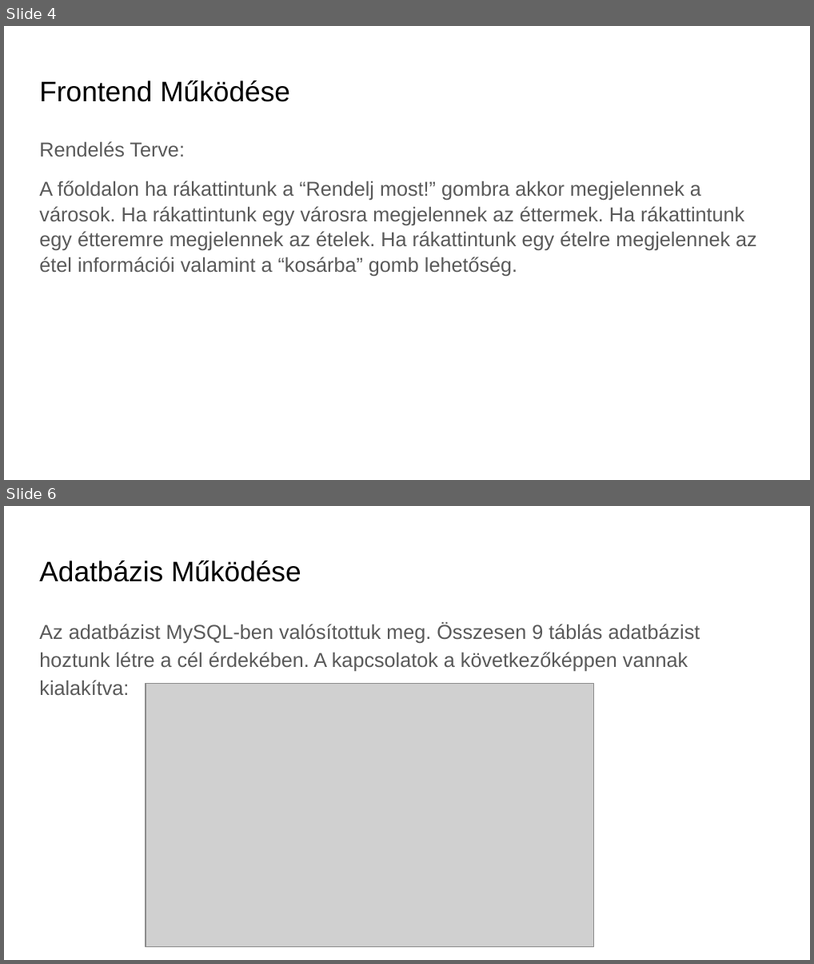
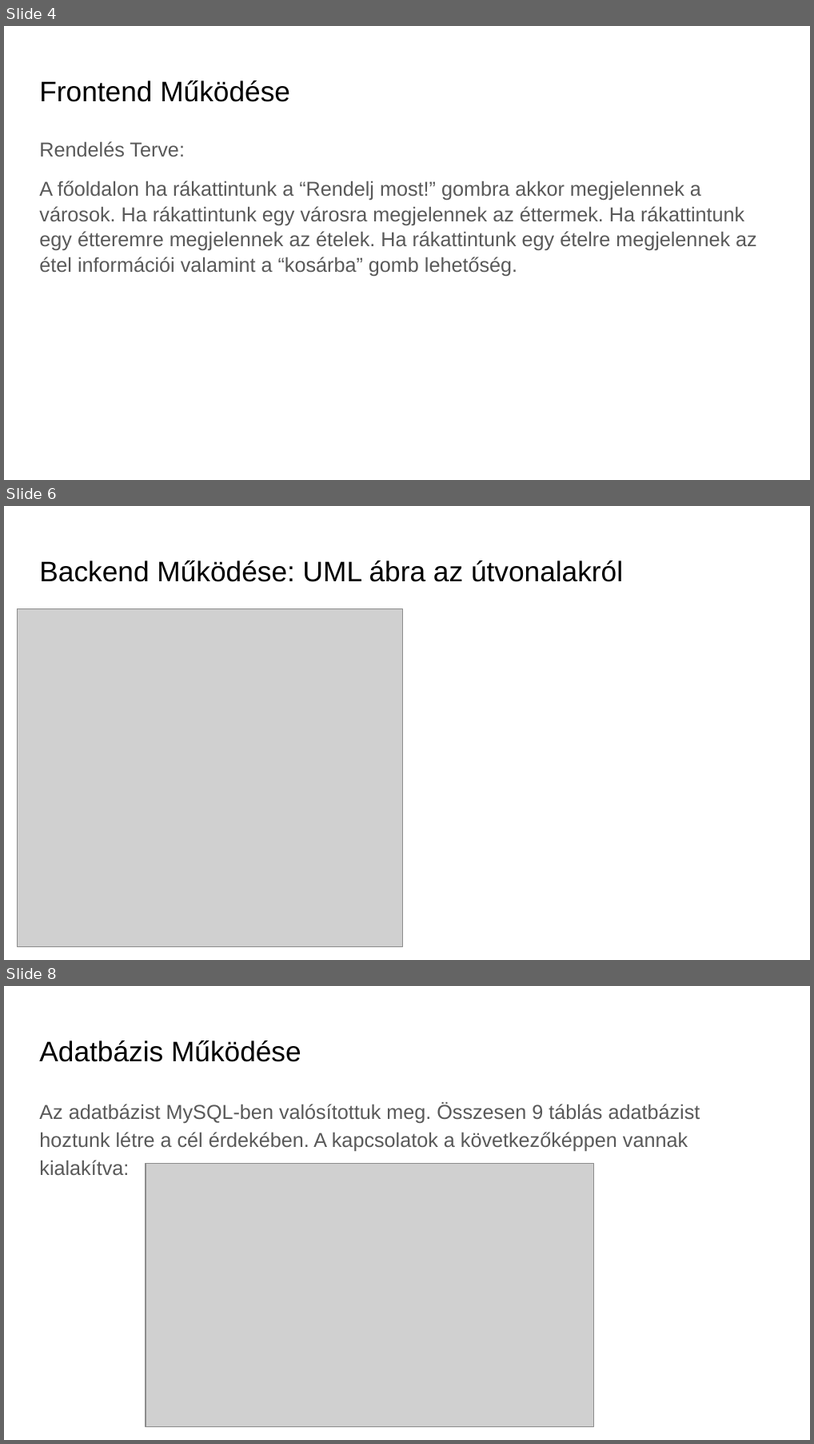
Before and after one commit to kirschg/Etelfutar, a slide deck: etelfutar_ppt_uj.pptx. Shown one above the other, each under a label of ours: slides 4 and 6 before the commit, slides 4, 6 and 8 after it; the slides between them are not shown. The pictures are 814x964 and 814x1444 pixels, drawn with LibreOffice and Linux fonts; fonts in the diff are those of the drawing; grey boxes stand for pictures; background and template pictures are left out. Boxes give left, top, right and bottom in pixels: in the first picture for what was removed or moved away, otherwise in the second. Text is boxed around its words. In the diff, an @@ line names an element or a change of style, - is before the commit and + after.

```diff
--- a/etelfutar_ppt_uj.pptx
+++ b/etelfutar_ppt_uj.pptx
@@ slide 6 added at (4, 506, 810, 960), background picture (left out) @@
@@ title added at (39, 560, 623, 582), 25.2 pt, text #000000 @@
+Backend Működése: UML ábra az útvonalakról
@@ picture added at (18, 609, 403, 946) @@
@@ what was slide 6 is now slide 8 @@
```
Also in this commit, not shown: 2 slides changed, 2 other slides added, 1 slide removed.
